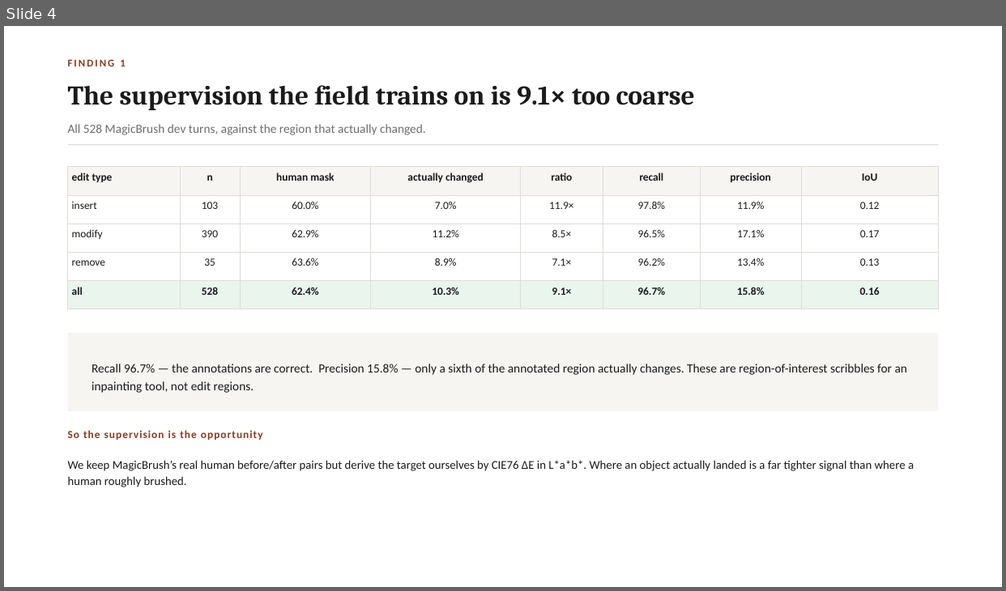
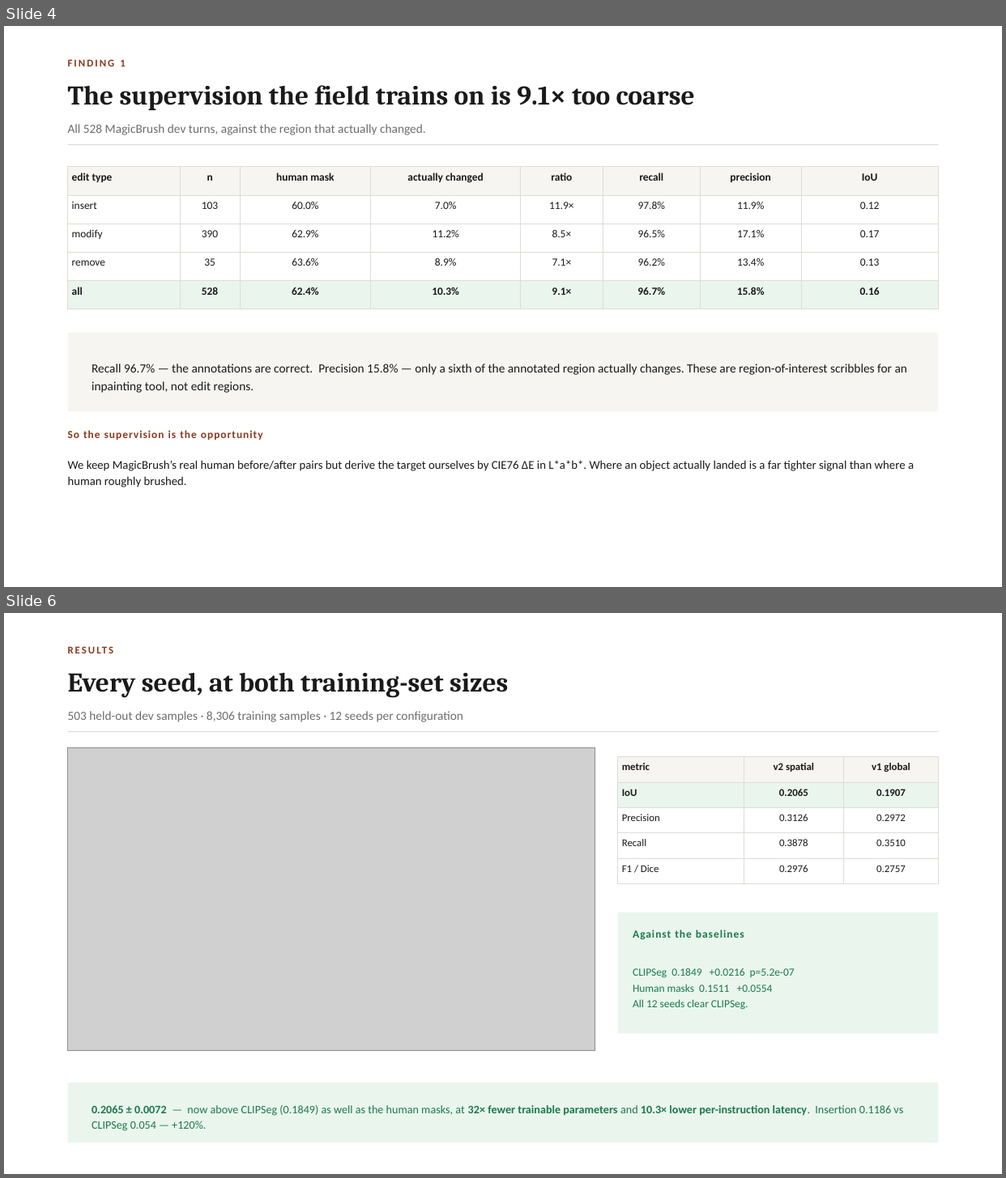
Before and after one commit to Amritha902/edit-region-prediction, a slide deck: deck/ISE_Review1_Final.pptx. Shown one above the other, each under a label of ours: slide 4 before the commit, slides 4 and 6 after it; the slides between them are not shown. The pictures are 1006x591 and 1006x1178 pixels, drawn with LibreOffice and Linux fonts; fonts in the diff are those of the drawing; grey boxes stand for pictures. Boxes give left, top, right and bottom in pixels: in the first picture for what was removed or moved away, otherwise in the second. Text is boxed around its words. In the diff, an @@ line names an element or a change of style, - is before the commit and + after.

```diff
--- a/deck/ISE_Review1_Final.pptx
+++ b/deck/ISE_Review1_Final.pptx
@@ slide 6 added at [4, 613, 1002, 1174], background #FFFFFF @@
@@ text added at [68, 641, 938, 658], 10 pt, text #8C3A1E, bold @@
+RESULTS
@@ text added at [68, 672, 508, 697], 26 pt, text #1A1A1A, bold @@
+Every seed, at both training-set sizes
@@ text added at [68, 711, 463, 722], 12 pt, text #6E6E6E @@
+503 held-out dev samples · 8,306 training samples · 12 seeds per configuration
@@ rectangle added at [68, 731, 938, 732], fill #DEDCD7 @@
@@ picture added at [68, 747, 595, 1051] @@
@@ table added at [618, 756, 938, 875], 5 rows, 3 columns @@
+metric | v2 spatial | v1 global
+IoU | 0.2065 | 0.1907
+Precision | 0.3126 | 0.2972
+Recall | 0.3878 | 0.3510
+F1 / Dice | 0.2976 | 0.2757
@@ rectangle added at [618, 913, 938, 1033], fill #EAF5EE @@
@@ text added at [633, 930, 744, 940], 10.5 pt, text #1B7A4B, bold @@
+Against the baselines
@@ text added at [633, 969, 795, 1010], 10.5 pt, text #1B7A4B @@
+CLIPSeg 0.1849 +0.0216 p=5.2e-07
+Human masks 0.1511 +0.0554
+All 12 seeds clear CLIPSeg.
@@ rectangle added at [68, 1083, 938, 1143], fill #EAF5EE @@
@@ text added at [91, 1105, 903, 1131], 11 pt, text #1B7A4B @@
+0.2065 ± 0.0072 — now above CLIPSeg (0.1849) as well as the human masks, at 32× fewer trainable parameters and 10.3× lower per-instruction latency. Insertion 0.1186 vs CLIPSeg 0.054 — +120%.
```
Also in this commit, not shown: 4 slides changed, 3 other slides added, 2 slides removed, 14 other files.
